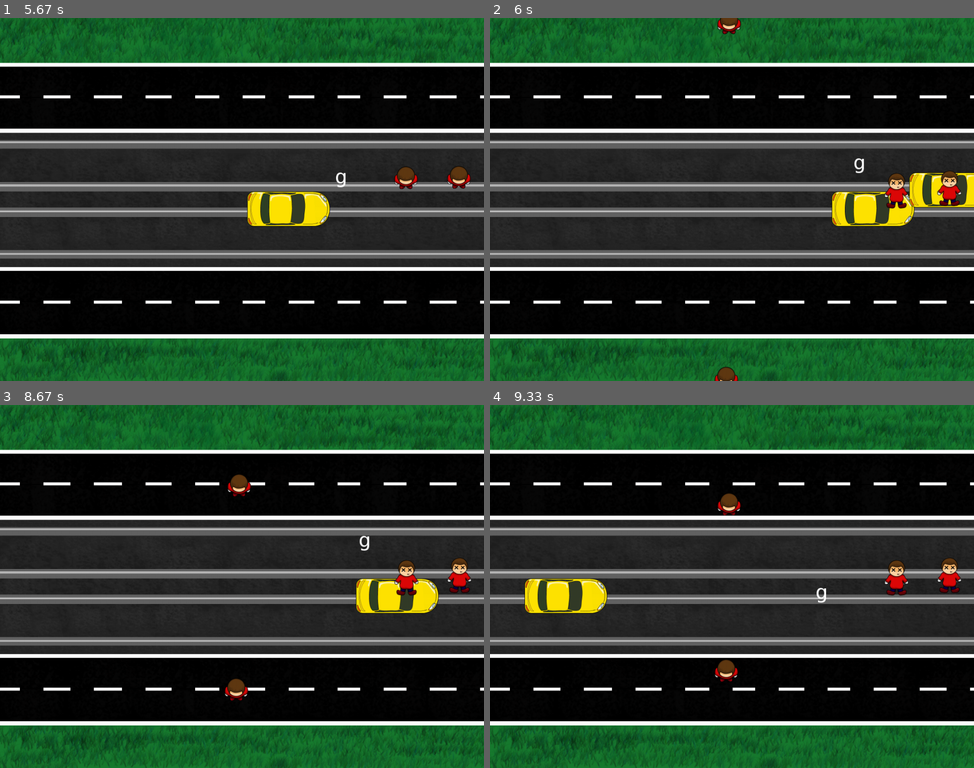
Above: before the commit, frames 1-4 (two rows, left to right).
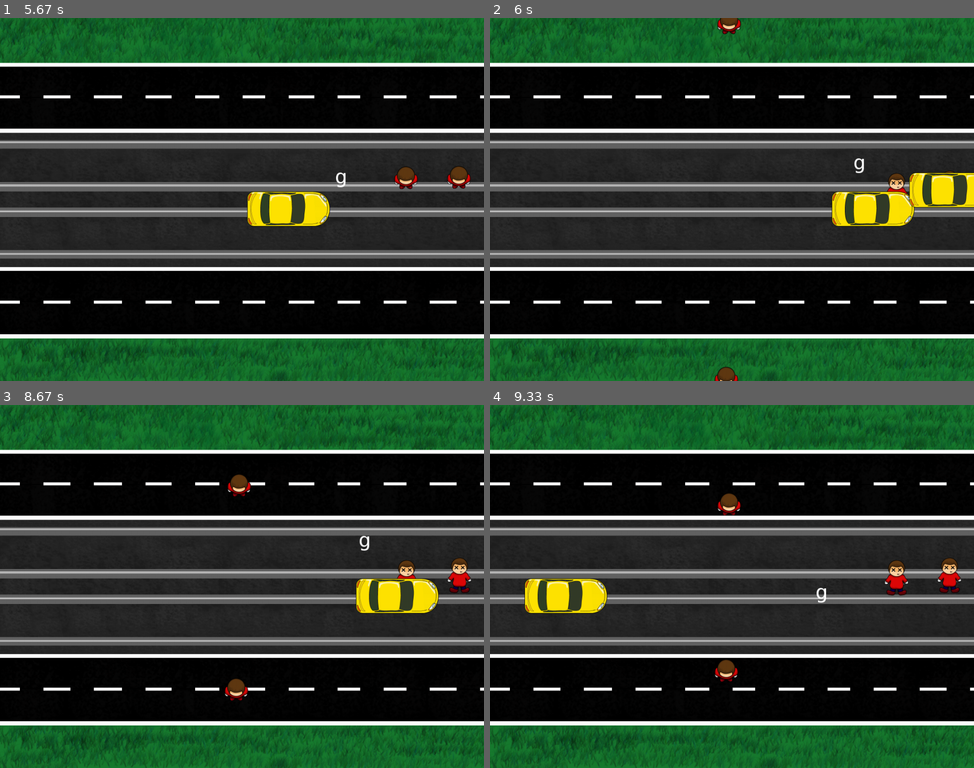
Above: after the commit, the same moments.

Repository: DanielKinsman/ghost-safety-squad-tigjamau
Game: pygame game, started from game.py
Two runs of this game, one before a commit and one after it. Both use one fixed random seed, a clock stepped at 60 frames per second and the inputs below. The source is Python 2; it was converted automatically to run under Python 3.
Inputs:
- Up to frame 1 (5.67 s): hold D 0.33-0.8 s; hold W 0.83-1.13 s; hold D 1.17-1.63 s; hold A 1.67-2.2 s; hold S 2.23-2.53 s; hold A 2.57-2.97 s; hold W 3-3.37 s; hold D 3.4-4.03 s; hold S 4.07-4.43 s; hold A 4.47-4.93 s; hold D 4.97-5.43 s; hold W from 5.47 s (still down)
- Up to frame 2 (6 s): release W at 5.77 s; hold D from 5.8 s (still down)
- Up to frame 3 (8.67 s): release D at 6.27 s; hold A 6.3-6.83 s; hold S 6.87-7.17 s; hold A 7.2-7.6 s; hold W 7.63-8 s; hold D from 8.03 s (still down)
- Up to frame 4 (9.33 s): release D at 8.67 s; hold S 8.7-9.07 s; hold A from 9.1 s (still down)

Frame 1 is identical in both runs. In frame 2, 0.5% of the frame differs, in the area x 81-98%, y 42-53%; in frame 3, 0.2%; in frame 4, nothing differs.

Commit message:
Swap render order so dead people are beneath cars

Diff:
--- a/game.py
+++ b/game.py
@@ -150,9 +150,9 @@
 
             #render
             self.screen.blit(self.background, (0, 0))
+            self.personGroup.draw(self.screen)
             self.carGroup.draw(self.screen)
             self.playerGroup.draw(self.screen)
-            self.personGroup.draw(self.screen)
             pygame.display.flip()
 
         #clean up before exit
